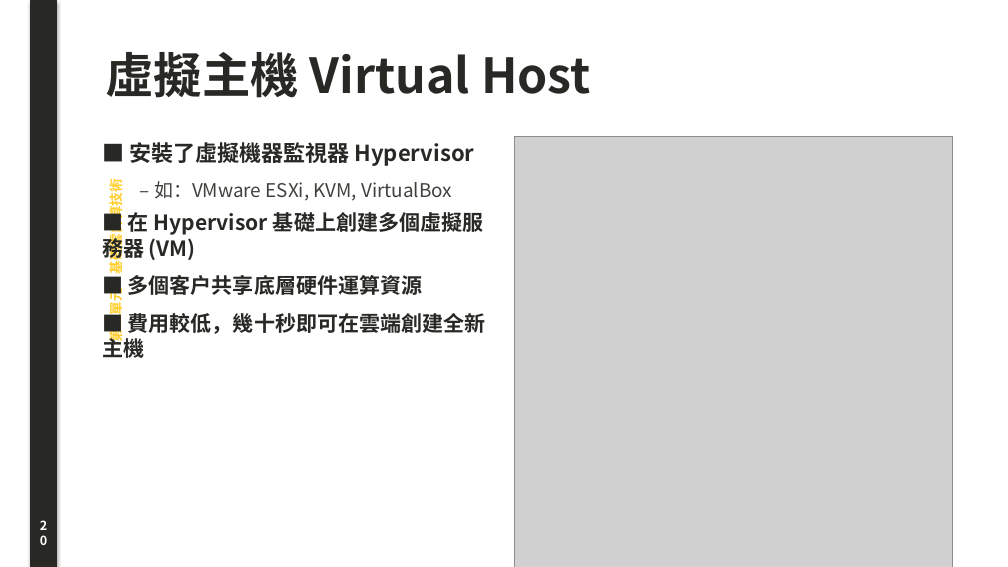
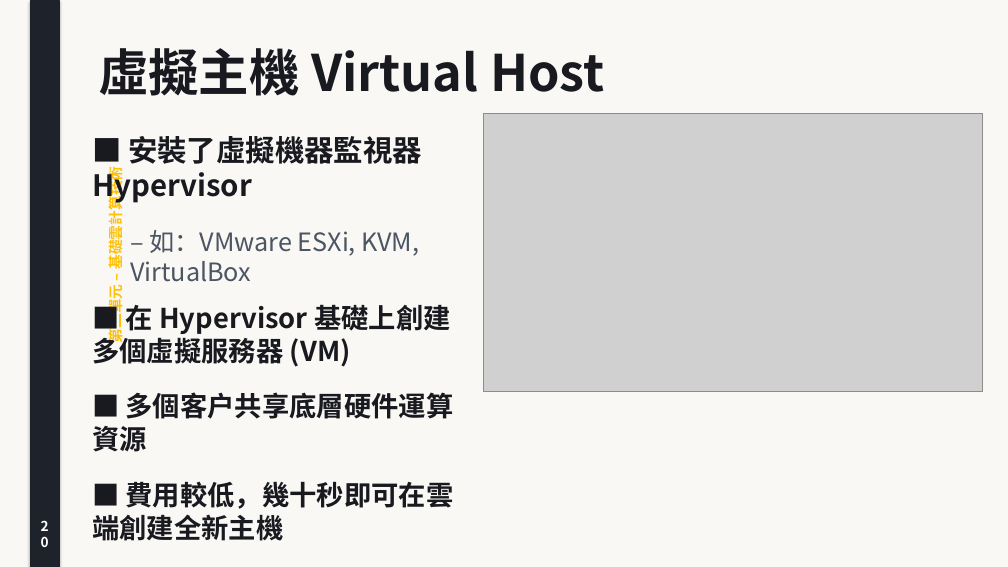
Before and after one commit to joe-ging/seed-cloud-curriculum, a slide deck: slide 20 of downloads/Deck01_Cloud_Foundations_Lecture_Note.pptx. Drawn at 1008x567 pixels with LibreOffice and Linux fonts; fonts in the diff are those of the drawing; grey boxes stand for pictures. Boxes give left, top, right and bottom in pixels: in the first picture for what was removed or moved away, otherwise in the second. Text is boxed around its words. In the diff, an @@ line names an element or a change of style, - is before the commit and + after.

```diff
--- a/downloads/Deck01_Cloud_Foundations_Lecture_Note.pptx
+++ b/downloads/Deck01_Cloud_Foundations_Lecture_Note.pptx
@@ rectangle added at (x1=0, y1=0, x2=1008, y2=567), fill #FAF8F5 @@
@@ rectangle at (x1=30, y1=0, x2=59, y2=567): fill #282825 to #1E222A; outline #282825 0.75 pt to #1E222A 0.75 pt @@
@@ text "第二單元 – 基礎雲計算技術" at (x1=104, y1=177, x2=125, y2=342): size 13 to 14 pt, text colour #FFCE2B to #FFC107 @@
@@ text "虛擬主機 Virtual Host" moved from (x1=106, y1=52, x2=591, y2=98) to (x1=98, y1=48, x2=604, y2=96) @@
@@ text "虛擬主機 Virtual Host" at (x1=98, y1=48, x2=604, y2=96): size 46 to 48 pt, text colour #282825 to #181A20 @@
@@ picture added at (x1=484, y1=113, x2=983, y2=392) @@
@@ text "■ 安裝了虛擬機器監視器 Hypervisor" moved from (x1=102, y1=142, x2=486, y2=358) to (x1=92, y1=136, x2=454, y2=541) @@
@@ text "■ 安裝了虛擬機器監視器 Hypervisor" at (x1=92, y1=136, x2=454, y2=541): size 21 to 28 pt in "■ 安裝了虛擬機器監視器 Hypervisor"; text colour #282825 to #181A20 in "■ 安裝了虛擬機器監視器 Hypervisor", "■ 在 Hypervisor 基礎上創建多個虛擬服務器 (VM)", "■ 多個客戶共享底層硬件運算資源", "■ 費用較低，幾十秒即可在雲端創建全新主機"; size 18 to 24 pt, text colour #42413D to #4B5563 in "– 如：VMware ESXi, KVM, VirtualBox"; size 20 to 26 pt in "■ 在 Hypervisor 基礎上創建多個虛擬服務器 (VM)", "■ 多個客戶共享底層硬件運算資源", "■ 費用較低，幾十秒即可在雲端創建全新主機"; more space between paragraphs @@
@@ picture removed at (x1=514, y1=136, x2=953, y2=567) @@
@@ text "20" at (x1=30, y1=514, x2=59, y2=544): size 12 to 13 pt @@
```
Also in this commit, not shown: 39 other slides changed, 43 other files.
